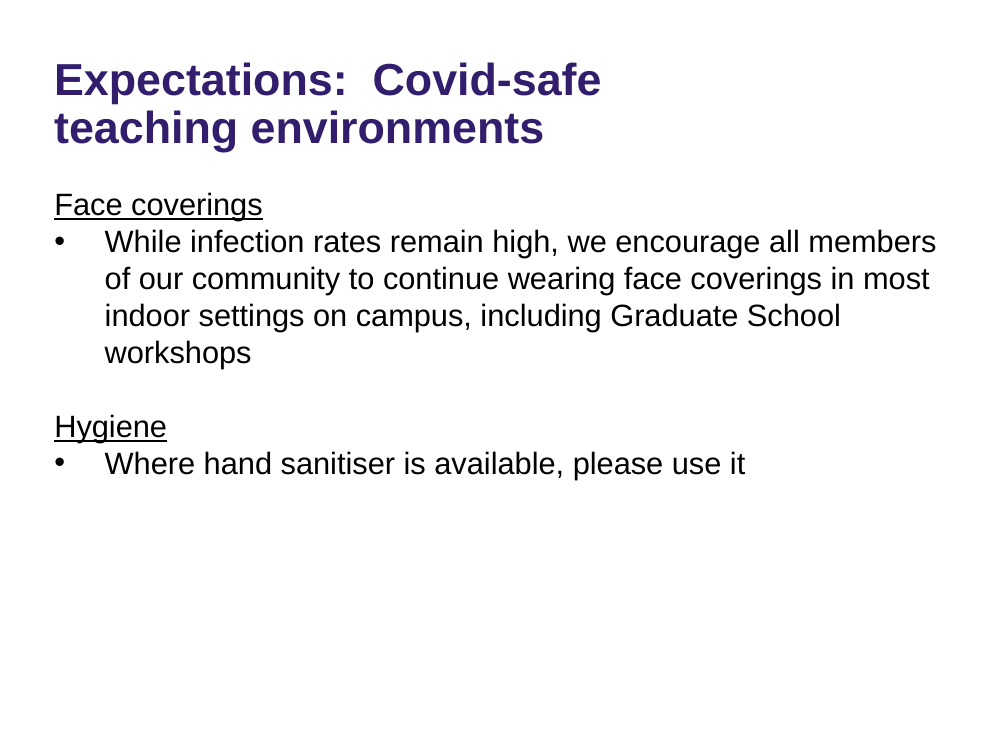
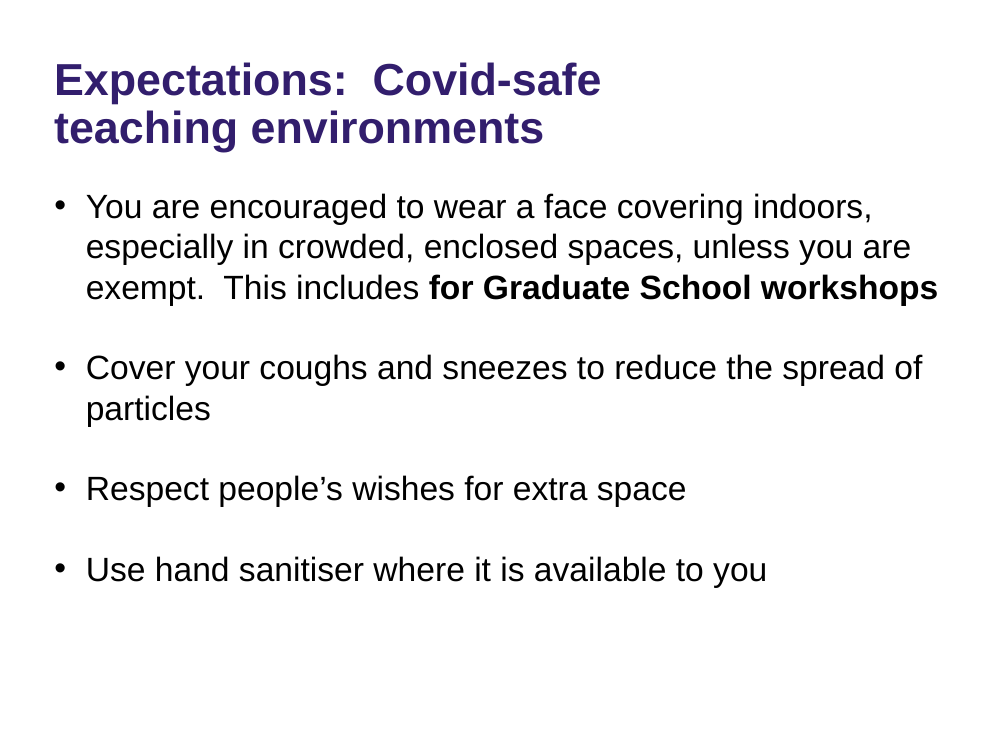
Before and after one commit to ImperialCollegeLondon/RCDS-profiling-and-optimisation-in-python, a slide deck: slide 3 of Proifling and Optimisation in Python Slides.pptx. Drawn at 1008x756 pixels with LibreOffice and Linux fonts; fonts in the diff are those of the drawing; background and template pictures are left out. Boxes give left, top, right and bottom in pixels: in the first picture for what was removed or moved away, otherwise in the second. Text is boxed around its words. In the diff, an @@ line names an element or a change of style, - is before the commit and + after.

Commit message:
Updated Covid Information

```diff
--- a/Proifling and Optimisation in Python Slides.pptx
+++ b/Proifling and Optimisation in Python Slides.pptx
@@ subtitle at box(86, 193, 938, 588): text changed; size 22 to 24 pt @@
-Face coverings
-• While infection rates remain high, we encourage all members of our community to continue wearing face coverings in most indoor settings on campus, including Graduate School workshops
-Hygiene
-• Where hand sanitiser is available, please use it
+• You are encouraged to wear a face covering indoors, especially in crowded, enclosed spaces, unless you are exempt. This includes for Graduate School workshops
+• Cover your coughs and sneezes to reduce the spread of particles
+• Respect people’s wishes for extra space
+• Use hand sanitiser where it is available to you
```
